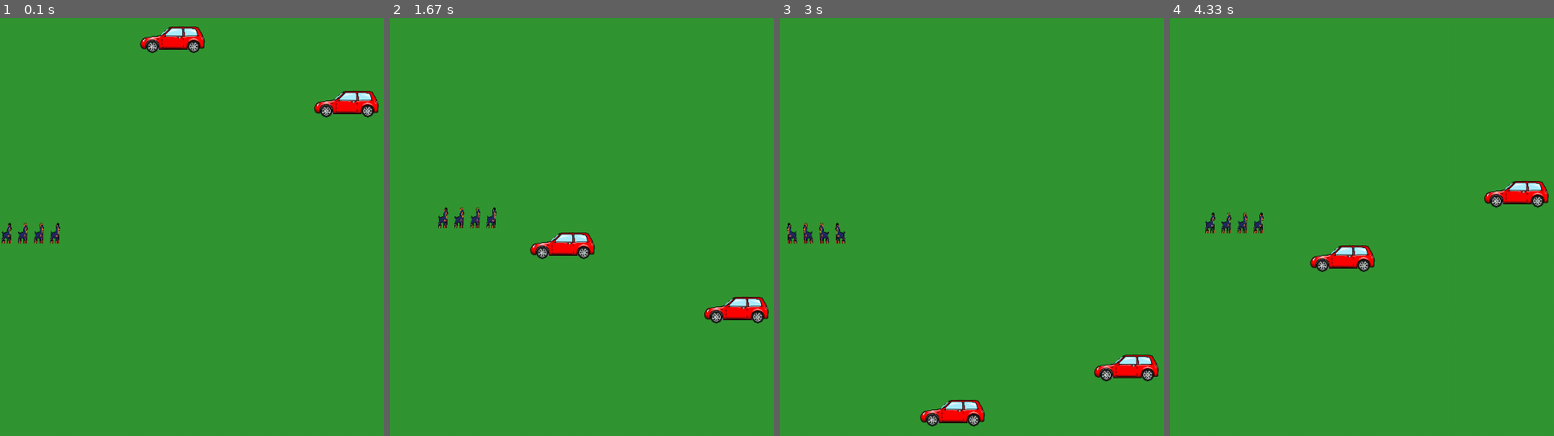
Above: before the commit, frames 1-4 (left to right).
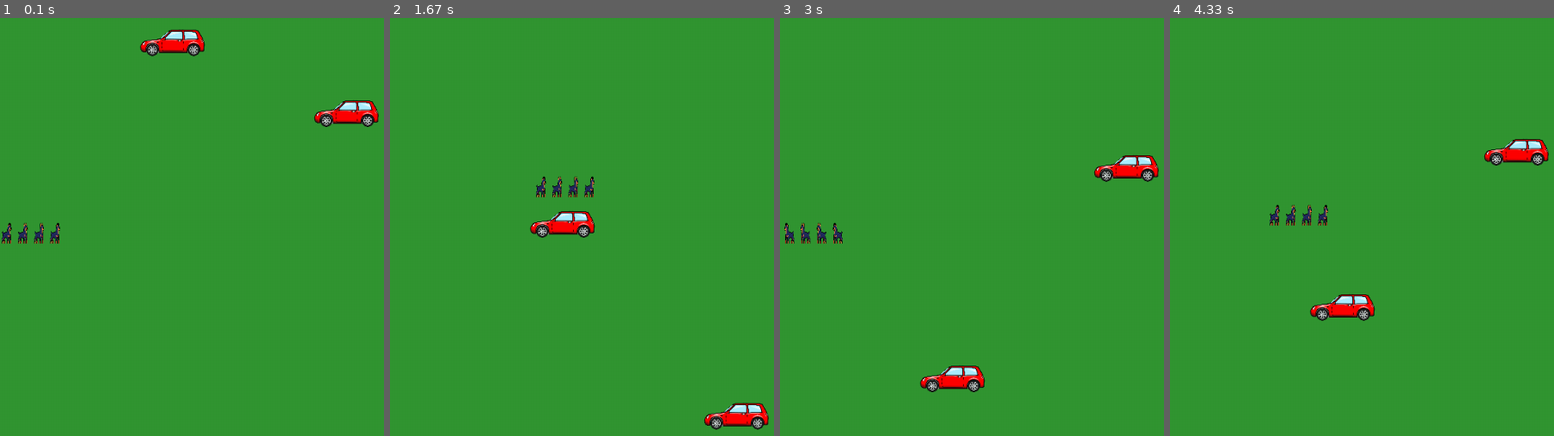
Above: after the commit, the same moments.

Repository: baby-sal/dogtective
Game: pygame game, started from user_interface/game.py
Same seed, same stepped clock (60 frames per second), same inputs: the game is played once before the commit and once after it.
Inputs:
- Up to frame 1 (0.1 s): no input
- Up to frame 2 (1.67 s): hold Right 0.33-0.8 s; hold Up 0.83-1.13 s; hold Right 1.17-1.63 s
- Up to frame 3 (3 s): hold Left 1.67-2.2 s; hold Down 2.23-2.53 s; hold Left 2.57-2.97 s
- Up to frame 4 (4.33 s): hold Up 3-3.37 s; hold Right 3.4-4.03 s; hold Down from 4.07 s (still down)

The runs differ from the first frame. In frame 1, 1.9% of the frame differs, in the area x 36-99%, y 2-27%; in frame 2, 3.8%; in frame 3, 3.6%; in frame 4, 3.8%, in the area x 9-99%, y 28-73%.

Commit message:
importing game_config.py to game.py to set screen dimensions and fps

Diff:
--- a/user_interface/game.py
+++ b/user_interface/game.py
@@ -4,17 +4,18 @@
 import sys
 from logic.components.environmental import Obstacle
 from logic.components.character import Character
+import user_interface.game_config as config
 
 
 class GameRunner:
     # Game window set-up
 
-    def __init__(self, dis_width, dis_height):
+    def __init__(self):
         # Initialise pygame
         pygame.init()
 
-        self.dis_width = dis_width
-        self.dis_height = dis_height
+        self.dis_width = config.WIDTH
+        self.dis_height = config.HEIGHT
 
         self.game_display = pygame.display.set_mode((self.dis_width, self.dis_height))
         pygame.display.set_caption("Dogtective")
@@ -25,12 +26,11 @@
         self.dog_group.add(self.dog)
 
         car_img = pygame.image.load('../logic/assets/images/obstacles/car.png').convert_alpha()
-        car1 = Obstacle("car1", car_img, 190, 0, 0.2, 1, 10, [1, 0])
-        car2 = Obstacle("car2", car_img, 460, 100, 0.2, 2, 10, [-1, 0])
+        car1 = Obstacle("car1", car_img, 190, 0, 0.2, 1, 3, [1, 0])
+        car2 = Obstacle("car2", car_img, 460, 100, 0.2, 2, 5, [-1, 0])
         self.car_group = pygame.sprite.Group()
         self.car_group.add(car1, car2)
 
-        # self.game_display.blit(dogtective, dogtective_coords)
         pygame.display.update()
 
     def render_all(self, *groups):
@@ -58,14 +58,14 @@
                 self.render_dog(self.car_group)
 
                 pygame.display.update()
-                self.clock.tick(20)
+                self.clock.tick(config.FPS)
             else:
                 # game over screen here
                 run = False
 
 
 def run():
-    game = GameRunner(1200, 720)
+    game = GameRunner()
     game.game_loop()
     pygame.quit()
     sys.exit()
--- a/user_interface/game_config.py
+++ b/user_interface/game_config.py
@@ -1,2 +1,6 @@
+# screen dimensions
 HEIGHT = 720
 WIDTH = 1200
+
+# frames per second
+FPS = 60
